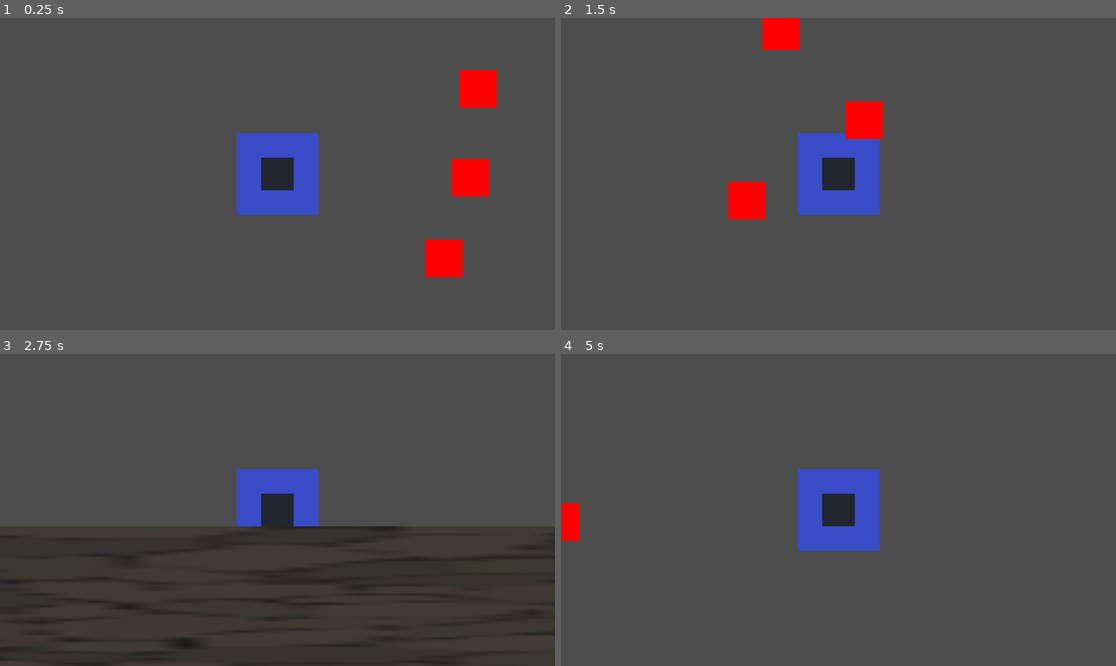
Above: before the commit, frames 1-4 (two rows, left to right).
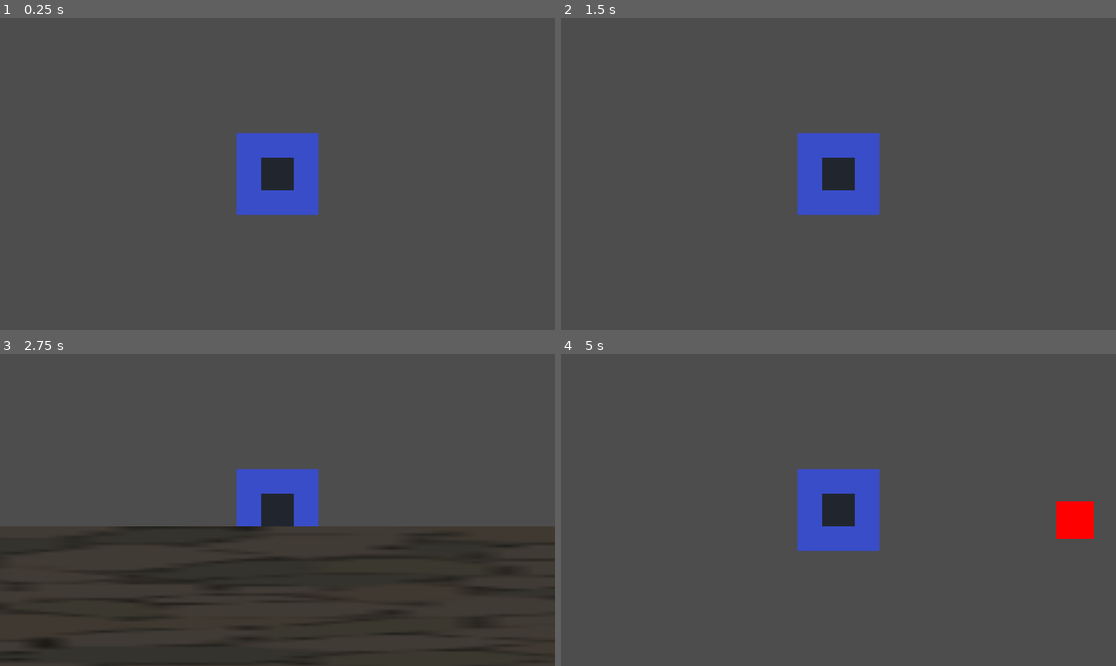
Above: after the commit, the same moments.

Repository: XavierJp/En-attendant-godot
Game: Godot game, scene res://scenes/level/level.tscn
Two runs of this game, one before a commit and one after it. Both use one fixed random seed, a clock stepped at 60 frames per second and the inputs below.
Inputs:
- Up to frame 1 (0.25 s): no input
- Up to frame 2 (1.5 s): hold Right (ui_right) 0.53-1.28 s; hold Down (ui_down) from 1.28 s (still down)
- Up to frame 3 (2.75 s): release Down (ui_down) at 2.03 s; hold Right (ui_right) from 2.03 s (still down)
- Up to frame 4 (5 s): release Right (ui_right) at 2.78 s; hold Up (ui_up) 2.78-3.53 s; hold Left (ui_left) from 3.53 s (still down)

The runs differ from the first frame. In frame 1, 2.5% of the frame differs, in the area x 76-90%, y 16-84%; in frame 2, 2.4%; in frame 3, 0.5%; in frame 4, 1.2%.

Commit message:
player is dead

Diff:
--- /dev/null
+++ b/scenes/Weapons/weapon.gd
@@ -0,0 +1,8 @@
+extends Area2D
+
+const damage = 1
+
+func _process(delta):
+	for body in self.get_overlapping_bodies():
+		if body.has_method("take_damage"):
+			body.take_damage(damage)
--- a/scenes/Weapons/weapon.tscn
+++ b/scenes/Weapons/weapon.tscn
@@ -1,14 +1,18 @@
-[gd_scene load_steps=3 format=3 uid="uid://dom8dcx3y24w6"]
+[gd_scene load_steps=4 format=3 uid="uid://dom8dcx3y24w6"]
 
+[ext_resource type="Script" path="res://scenes/Weapons/weapon.gd" id="1_lub7u"]
 [ext_resource type="Texture2D" uid="uid://cq20uy8dee5m8" path="res://assets/weapons/weapon.png" id="1_rv55c"]
 
 [sub_resource type="RectangleShape2D" id="RectangleShape2D_msgmd"]
 size = Vector2(86, 84)
 
 [node name="Weapon" type="Area2D"]
+script = ExtResource("1_lub7u")
 
 [node name="Sprite2D" type="Sprite2D" parent="."]
 texture = ExtResource("1_rv55c")
 
 [node name="CollisionShape2D" type="CollisionShape2D" parent="."]
 shape = SubResource("RectangleShape2D_msgmd")
+
+[connection signal="body_entered" from="." to="." method="_on_body_entered"]
--- a/scenes/enemies/enemy.gd
+++ b/scenes/enemies/enemy.gd
@@ -1,9 +1,19 @@
 extends CharacterBody2D
 
+const speed = 300
+var health = 30
+var player
 
-
+func _ready():
+	player = get_node("/root/Level/Player")
 
 func _process(delta):
-	var direction = Vector2(-1,0)
-	velocity = direction * 300
+	var direction = global_position.direction_to(player.global_position)
+	var distance = global_position.distance_to(player.global_position)
+	velocity = direction * speed * (3 if distance > 500 else 1)
 	move_and_slide()
+
+func take_damage(damage):
+	health -= damage
+	if health == 0:
+		queue_free()
--- a/scenes/enemies/enemy.tscn
+++ b/scenes/enemies/enemy.tscn
@@ -4,7 +4,7 @@
 [ext_resource type="Script" path="res://scenes/enemies/enemy.gd" id="1_uggao"]
 
 [sub_resource type="RectangleShape2D" id="RectangleShape2D_7uogu"]
-size = Vector2(78, 78)
+size = Vector2(56, 60)
 
 [node name="Enemy" type="CharacterBody2D"]
 script = ExtResource("1_uggao")
--- /dev/null
+++ b/scenes/level/Path2D.gd
@@ -0,0 +1,11 @@
+extends Path2D
+
+
+# Called when the node enters the scene tree for the first time.
+func _ready():
+	pass # Replace with function body.
+
+
+# Called every frame. 'delta' is the elapsed time since the previous frame.
+func _process(delta):
+	pass
--- /dev/null
+++ b/scenes/level/level.gd
@@ -0,0 +1,23 @@
+extends Node2D
+
+
+func _process(delta):
+	var level = abs(%Player.global_position.x) / 5000 + 1
+	%Timer.wait_time = 3 / level
+
+
+
+func spawn_mob():
+	var new_mob = preload("res://scenes/enemies/enemy.tscn").instantiate()
+
+	new_mob.global_position = %Player.global_position
+	new_mob.global_position.x = %Player.global_position.x + randi_range(500, 1500)
+	new_mob.global_position.y =  randi_range(-1000, 1000)
+
+	add_child(new_mob)
+
+
+func _on_timer_timeout():
+	print(%Timer.wait_time)
+	print(%Player.global_position.x)
+	spawn_mob()
--- a/scenes/level/level.tscn
+++ b/scenes/level/level.tscn
@@ -1,12 +1,14 @@
 [gd_scene load_steps=4 format=3 uid="uid://mnvr41aud5tn"]
 
+[ext_resource type="Script" path="res://scenes/level/level.gd" id="1_rhcvp"]
 [ext_resource type="PackedScene" uid="uid://bjq1a3fx722x3" path="res://scenes/player/player.tscn" id="1_we2oi"]
 [ext_resource type="PackedScene" uid="uid://cqqc735155vem" path="res://scenes/level/wall.tscn" id="2_xgegu"]
-[ext_resource type="PackedScene" uid="uid://c6m48a0b3767r" path="res://scenes/enemies/enemy.tscn" id="3_drxos"]
 
 [node name="Level" type="Node2D"]
+script = ExtResource("1_rhcvp")
 
 [node name="Player" parent="." instance=ExtResource("1_we2oi")]
+unique_name_in_owner = true
 
 [node name="Camera2D" type="Camera2D" parent="Player"]
 
@@ -16,11 +18,9 @@
 [node name="Wall2" parent="." instance=ExtResource("2_xgegu")]
 position = Vector2(0, -1000)
 
-[node name="Enemy2" parent="." instance=ExtResource("3_drxos")]
-position = Vector2(420, 175)
+[node name="Timer" type="Timer" parent="."]
+unique_name_in_owner = true
+wait_time = 3.0
+autostart = true
 
-[node name="Enemy3" parent="." instance=ExtResource("3_drxos")]
-position = Vector2(476, 8)
-
-[node name="Enemy" parent="." instance=ExtResource("3_drxos")]
-position = Vector2(491, -177)
+[connection signal="timeout" from="Timer" to="." method="_on_timer_timeout"]
--- a/scenes/player/player.gd
+++ b/scenes/player/player.gd
@@ -1,6 +1,19 @@
 extends CharacterBody2D
+
+var health = 100
 
 func _physics_process(delta):
 	var direction = Input.get_vector("ui_left", "ui_right", "ui_up", "ui_down")
 	velocity = direction * 600
 	move_and_slide()
+
+	var overlapping_bodies = %HitBox.get_overlapping_bodies()
+	var overlapping_enemies =  overlapping_bodies.filter(func(body): return body.has_method("take_damage"))
+
+	if overlapping_enemies.size() > 0:
+		health -= overlapping_enemies.size()
+		print(health)
+		#%ProgressBar.value = health
+		if health <= 0.0:
+			queue_free()
+			print("game OVER !!!!")
--- a/scenes/player/player.tscn
+++ b/scenes/player/player.tscn
@@ -6,6 +6,9 @@
 
 [sub_resource type="RectangleShape2D" id="RectangleShape2D_myeij"]
 size = Vector2(68, 68)
+
+[sub_resource type="RectangleShape2D" id="RectangleShape2D_7yk41"]
+size = Vector2(70, 70)
 
 [node name="Player" type="CharacterBody2D"]
 script = ExtResource("1_8v1w1")
@@ -16,5 +19,11 @@
 [node name="Sprite2D" type="Sprite2D" parent="."]
 texture = ExtResource("1_r7slg")
 
-[node name="CollisionShape2D" type="CollisionShape2D" parent="."]
+[node name="ColisionBox" type="CollisionShape2D" parent="."]
 shape = SubResource("RectangleShape2D_myeij")
+
+[node name="HitBox" type="Area2D" parent="."]
+unique_name_in_owner = true
+
+[node name="CollisionShape2D" type="CollisionShape2D" parent="HitBox"]
+shape = SubResource("RectangleShape2D_7yk41")
Not shown: 1 places in scenes/player/player.tscn that only renumber resources
